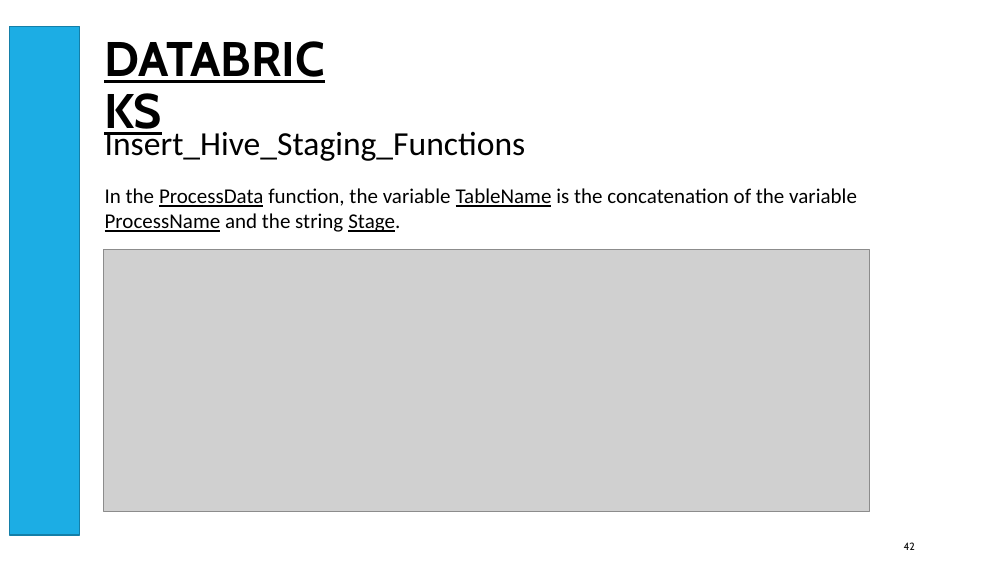
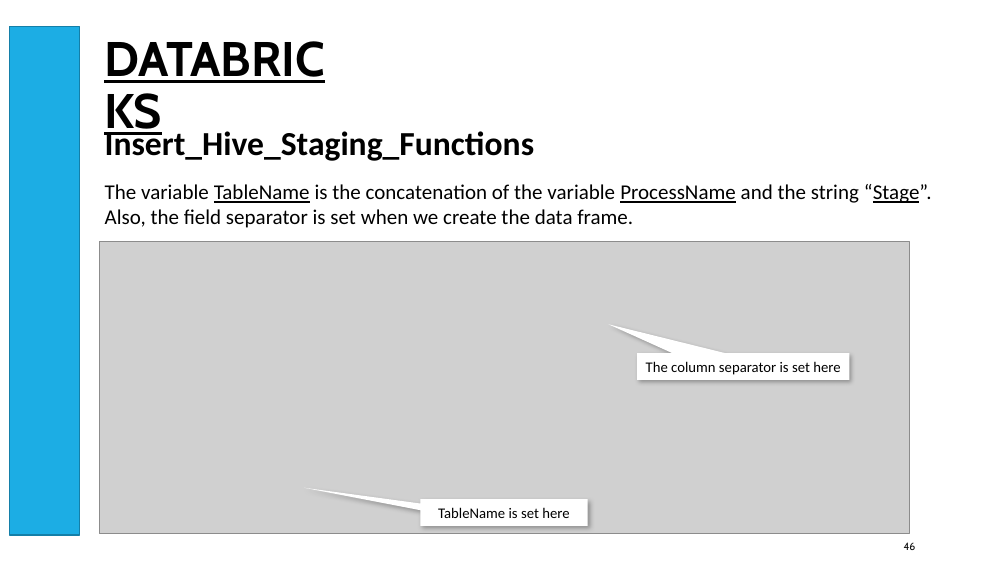
Before and after one commit to smpetersgithub/AdvancedSQLPuzzles, a slide deck: slide 46 of Suppliers and Parts Hive Demo/Azure Databricks Spark Hive Demo Powerpoint.pptx (slide 42 before the commit). Drawn at 1008x567 pixels with LibreOffice and Linux fonts; fonts in the diff are those of the drawing; grey boxes stand for pictures. Boxes give left, top, right and bottom in pixels: in the first picture for what was removed or moved away, otherwise in the second. Text is boxed around its words. In the diff, an @@ line names an element or a change of style, - is before the commit and + after.

```diff
--- a/Suppliers and Parts Hive Demo/Azure Databricks Spark Hive Demo Powerpoint.pptx
+++ b/Suppliers and Parts Hive Demo/Azure Databricks Spark Hive Demo Powerpoint.pptx
@@ text "Insert_Hive_Staging_Functions" at (105, 127, 535, 161): bold on @@
@@ text at (105, 184, 932, 228): text changed @@
-In the ProcessData function, the variable TableName is the concatenation of the variable ProcessName and the string Stage.
+The variable TableName is the concatenation of the variable ProcessName and the string “Stage”. Also, the field separator is set when we create the data frame.
@@ picture: place and size @@
-picture at (104, 250, 870, 511)
+picture at (99, 242, 909, 535)
@@ speech box added at (637, 353, 850, 380), fill #FFFFFF, 14 pt, text #000000 @@
+The column separator is set here
@@ speech box added at (420, 499, 588, 526), fill #FFFFFF, 14 pt, text #000000 @@
+TableName is set here
@@ page number at (904, 542, 916, 550): text changed @@
-42
+46
```
Also in this commit, not shown: 31 other slides changed, 8 slides added.
